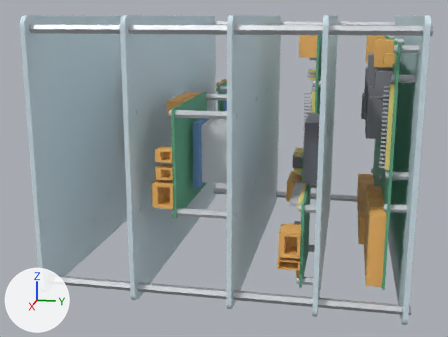
The glTF model viewer/stack.glb as it was, and as the next commit left it.
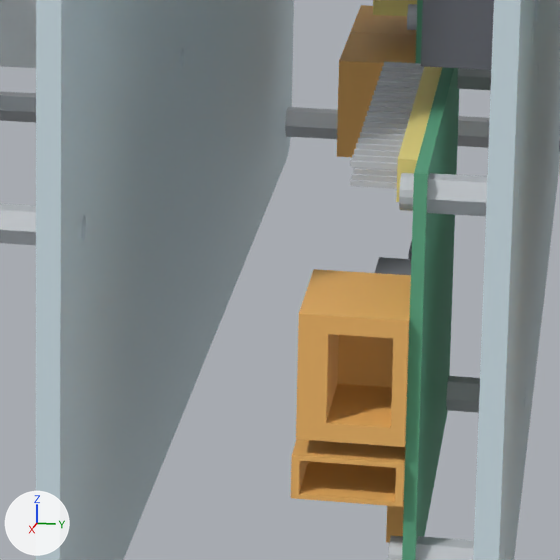
There are two pictures of each version: one whole from a camera (50 mm lens) standing at (600.0, -41.0, 180.0) and looking at (135.0, -134.0, 63.0), one close up on the part from 49% to 74% of the width and 50% to 83% of the height. The axes (+X, +Y, +Z) are drawn at lower left. The lights are the same throughout. The older version's two pictures come first. Where no turn or scale is listed for an object, it has been applied to the vertices.

The older version as bpy lines, for what is in view:
```python
me_l1_fan_35_36_42 = bpy.data.meshes.new('L1|fan|35_36_42')
me_l1_fan_35_36_42.from_pydata(...)  # 322 vertices, 628 faces; spans x 165.6..205.6, y -67.0..-56.0, z 73.8..113.8
me_l1_fan_35_36_42.materials.append(mat_material_7)  # grey #676971
me_l1_plate_170_205_222 = bpy.data.meshes.new('L1|plate|170_205_222')
me_l1_plate_170_205_222.from_pydata(...)  # 4168 vertices, 8416 faces; spans x 0.0..250.0, y -56.0..-53.0, z 0.0..180.0
me_l1_plate_170_205_222.materials.append(mat_material_0)  # pale blue #d5e8f0
me_l2_column_150_155_162 = bpy.data.meshes.new('L2|column|150_155_162')
me_l2_column_150_155_162.from_pydata(...)  # a 6-sided cylinder along y spanning x 5.0..11.0, y -169.0..-109.0, z 5.0..11.0; a 6-sided cylinder along y spanning x 5.0..11.0, y -169.0..-109.0, z 169.0..175.0; a 6-sided cylinder along y spanning x 239.0..245.0, y -169.0..-109.0, z 5.0..11.0; a 6-sided cylinder along y spanning x 239.0..245.0, y -169.0..-109.0, z 169.0..175.0
me_l2_column_150_155_162.materials.append(mat_material_6)  # light grey #cacdd1
ob_l1_fan_35_36_42 = bpy.data.objects.new('L1|fan|35_36_42', me_l1_fan_35_36_42)
ob_l1_fan_35_36_42.location = (0.0, 0.0, 0.0)
ob_l1_plate_170_205_222 = bpy.data.objects.new('L1|plate|170_205_222', me_l1_plate_170_205_222)
ob_l1_plate_170_205_222.location = (0.0, 0.0, 0.0)
ob_l2_column_150_155_162 = bpy.data.objects.new('L2|column|150_155_162', me_l2_column_150_155_162)
ob_l2_column_150_155_162.location = (0.0, 0.0, 0.0)
# also in view: 'L1|ESP32-S31|225_190_60' at (200.0, -67.0, 64.0); 'L1|ESP32-S31|55_57_64' at (188.0, -69.0, 35.0); 'L1|ESP32-S31|235_125_35' at (201.0, -73.0, 35.0); 'L1|FIM-RJ45v2|235_125_35' at (40.0, -84.0, 26.0); 'L1|ESP32-S31|30_105_60' at (200.0, -65.0, 40.0)
```
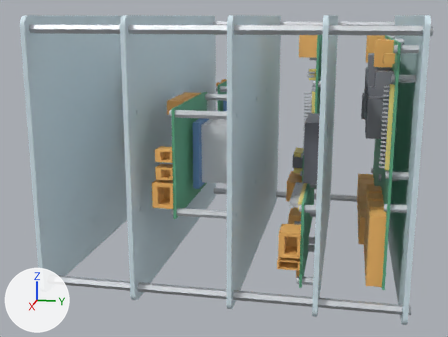
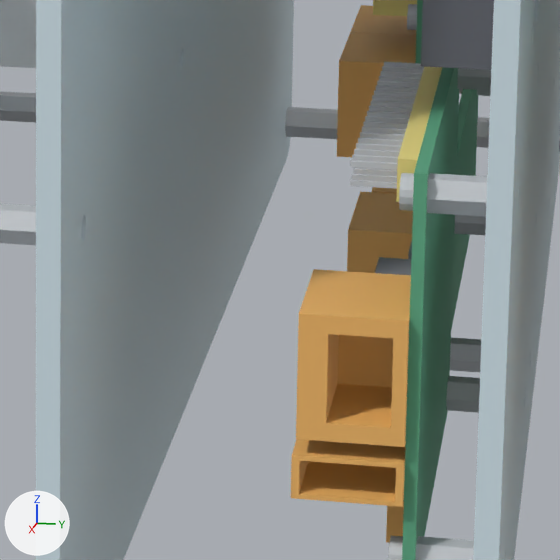
Where the change shows, as pixel boxes [x1, y1, x2, y2] in the close-ups (560 x 560 px):
'L1|T1-Gender|235_125_35', added (orange)
    after: [347, 187, 413, 273]
'L1|T1-Gender|30_105_60', added (green)
    after: [451, 89, 478, 329]
'L1|T1-Gender|150_155_162', added
    after: [450, 89, 491, 372]

The edits, one by one:
Mesh me_l1_t1_gender_150_155_162 is new.
It has 192 vertices, 352 faces and spans x 69.5..152.3, y -69.4..-56.0, z 11.9..38.0.
It uses material mat_material_4 (light grey #cacdd1).
Mesh me_l1_t1_gender_235_125_35 is new.
It has 48 vertices, 84 faces and spans x 75.9..146.3, y -81.1..-67.6, z 7.8..31.6.
It uses material mat_material_2 (orange #f6ba67).
Mesh me_l1_t1_gender_30_105_60 is new.
It is a box spanning x 69.0..153.0, y -67.6..-66.0, z 10.8..39.2.
It uses material mat_material_1 (green #60ac85).
Object 'L1|T1-Gender|150_155_162' (ob_l1_t1_gender_150_155_162) is new; it shows me_l1_t1_gender_150_155_162.
Its location is (0.0, 0.0, 0.0).
Object 'L1|T1-Gender|235_125_35' (ob_l1_t1_gender_235_125_35) is new; it shows me_l1_t1_gender_235_125_35.
Its location is (0.0, 0.0, 0.0).
Object 'L1|T1-Gender|30_105_60' (ob_l1_t1_gender_30_105_60) is new; it shows me_l1_t1_gender_30_105_60.
Its location is (0.0, 0.0, 0.0).
